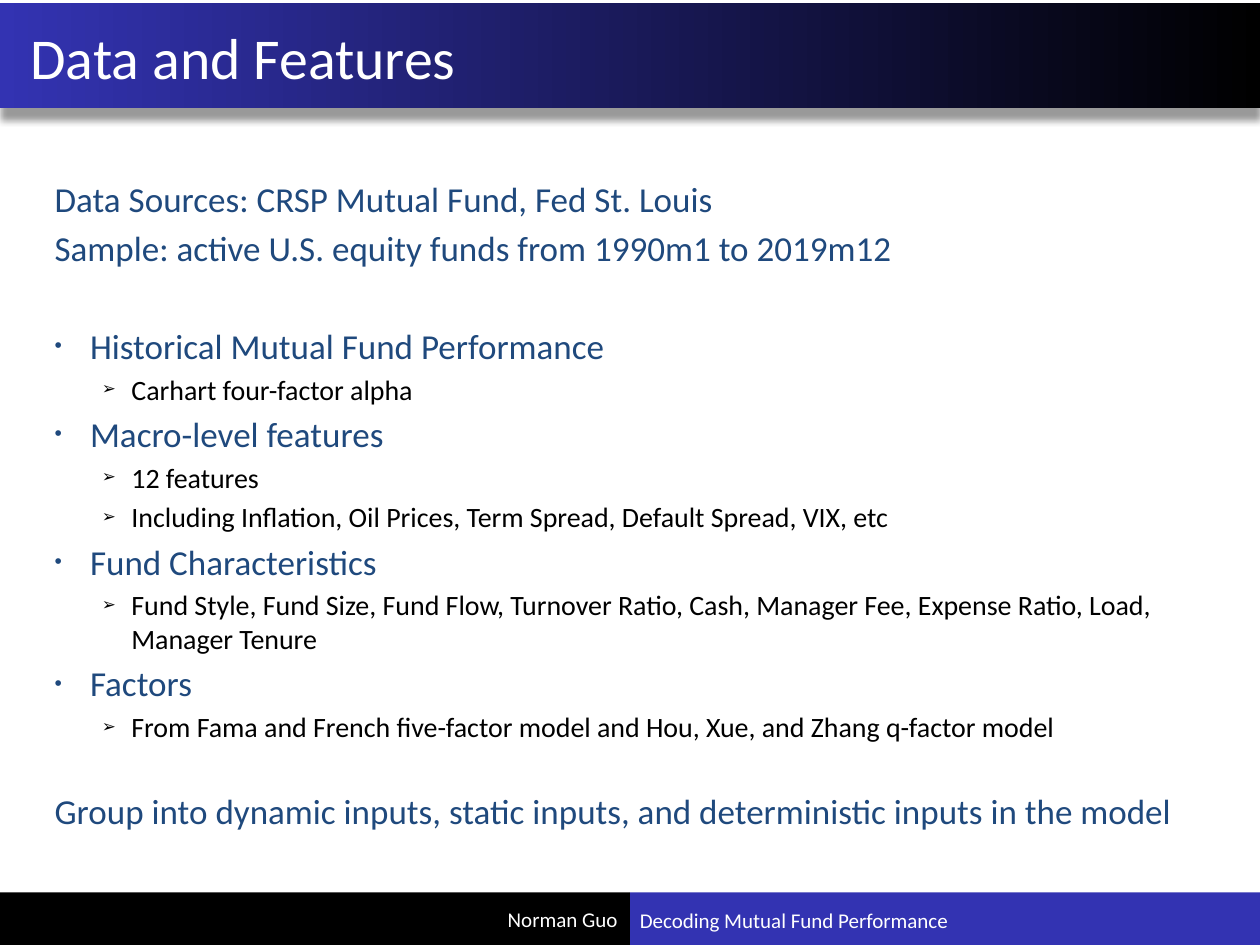
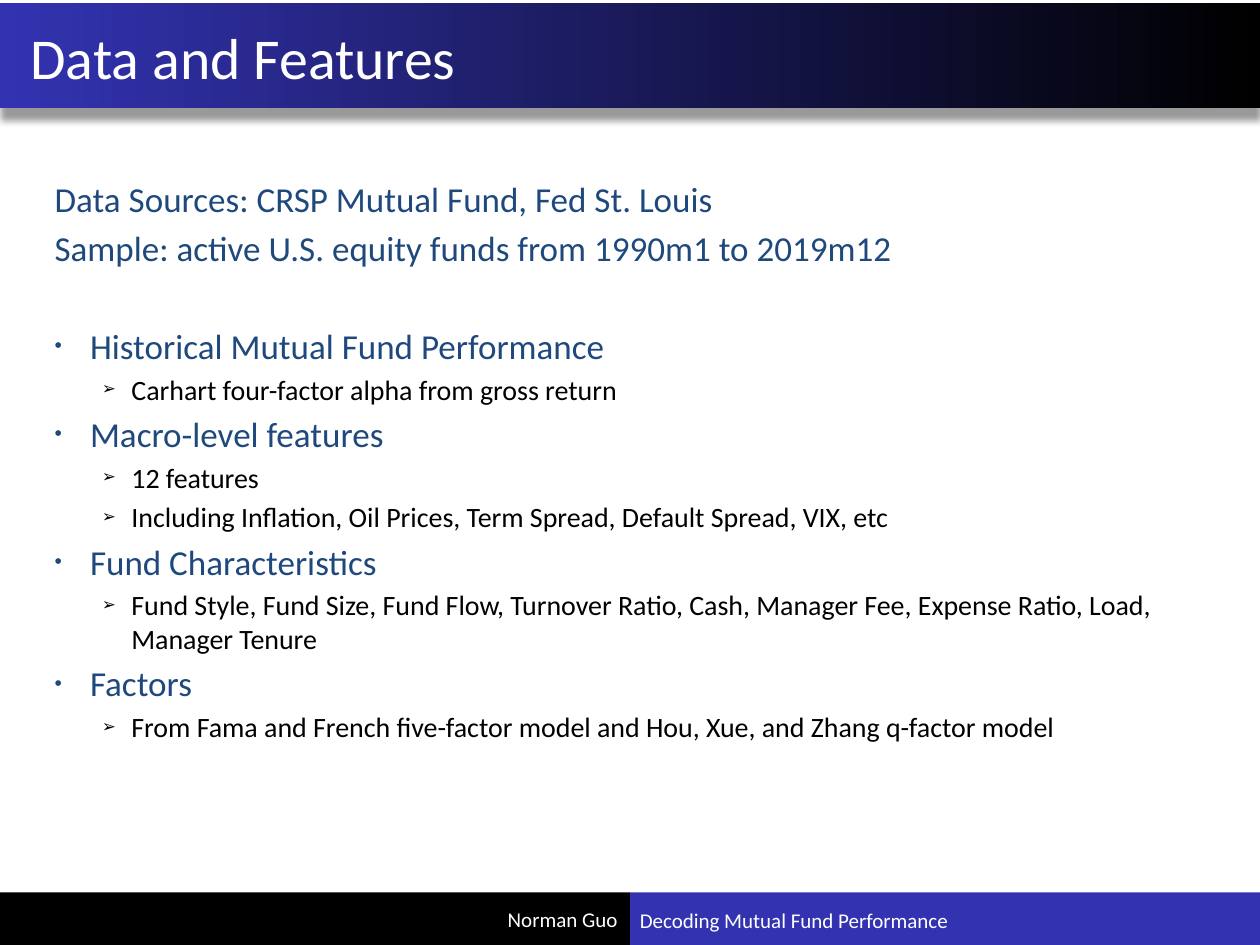
Before and after one commit to xuxiguo/ace_portfolio, a slide deck: slide 14 of pdf/Decoding Mutual Fund Performance.pptx (slide 13 before the commit). Drawn at 1260x945 pixels with LibreOffice and Linux fonts; fonts in the diff are those of the drawing. Boxes give left, top, right and bottom in pixels: in the first picture for what was removed or moved away, otherwise in the second. Text is boxed around its words. In the diff, an @@ line names an element or a change of style, - is before the commit and + after.

```diff
--- a/pdf/Decoding Mutual Fund Performance.pptx
+++ b/pdf/Decoding Mutual Fund Performance.pptx
@@ text at (131,380,617,405): text changed @@
-  ➢ Carhart four-factor alpha
+  ➢ Carhart four-factor alpha from gross return
@@ text at (55,799,1170,830): paragraph removed @@
-Group into dynamic inputs, static inputs, and deterministic inputs in the model
```
Also in this commit, not shown: 6 other slides changed, 3 slides added, 6 slides removed.
